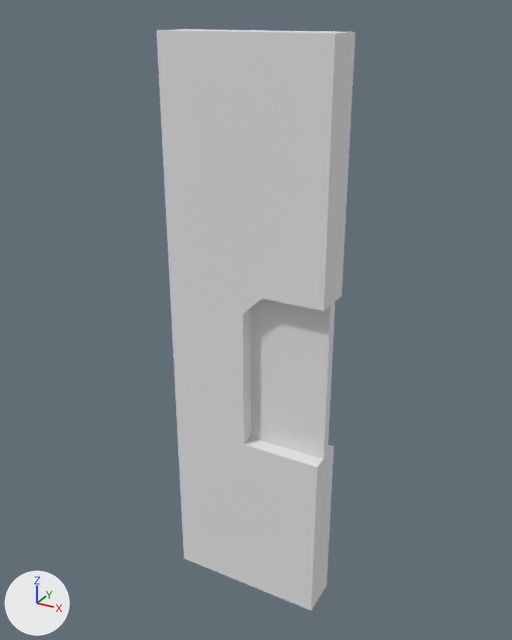
The OBJ model Assets/Models/Tiles/tile_wall_window_r.obj as it was, and as the next commit left it.
Both versions are drawn from a camera (50 mm lens) standing at (1.87, -3.98, 3.6) and looking at (-0.02, -0.56, 1.89). Every picture has the same lights, and +X, +Y and +Z are marked at lower left. The older version comes first. Where no turn or scale is listed for an object, it has been applied to the vertices.

The first picture shows 'wall', 'window'.
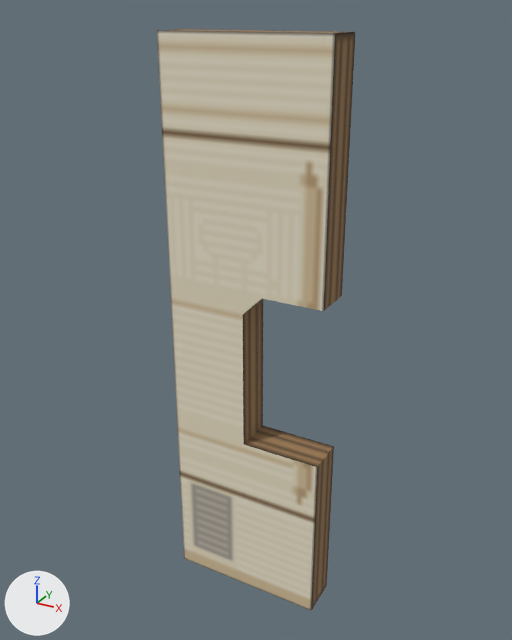
Pixel boxes [x1, y1, x2, y2] of what changed, in the pictures (512 x 640 px):
'wall', surface changed
    both: [157, 29, 355, 610]
'window', deleted
    before: [251, 299, 335, 459]

The change, as a list of edits to the scene's bpy script:
```text
Add img_tex_tiles_atlas_png:
    img_tex_tiles_atlas_png = load_image('tex_tiles_atlas.png', 'tex_tiles_atlas.png', 256, 256, 'sRGB')
Change mat_m_44e72845_3276_c9cf_cbd6_ac94a87b014f:
    remove mat_m_44e72845_3276_c9cf_cbd6_ac94a87b014f.base_color = (0.8, 0.8, 0.8)  # white #e7e7e7
    add mat_m_44e72845_3276_c9cf_cbd6_ac94a87b014f.texture = img_tex_tiles_atlas_png
Remove ob_window:
    ob_window = bpy.data.objects.new('window', me_window)
    ob_window.location = (0.0, 0.0, 0.0)
```
